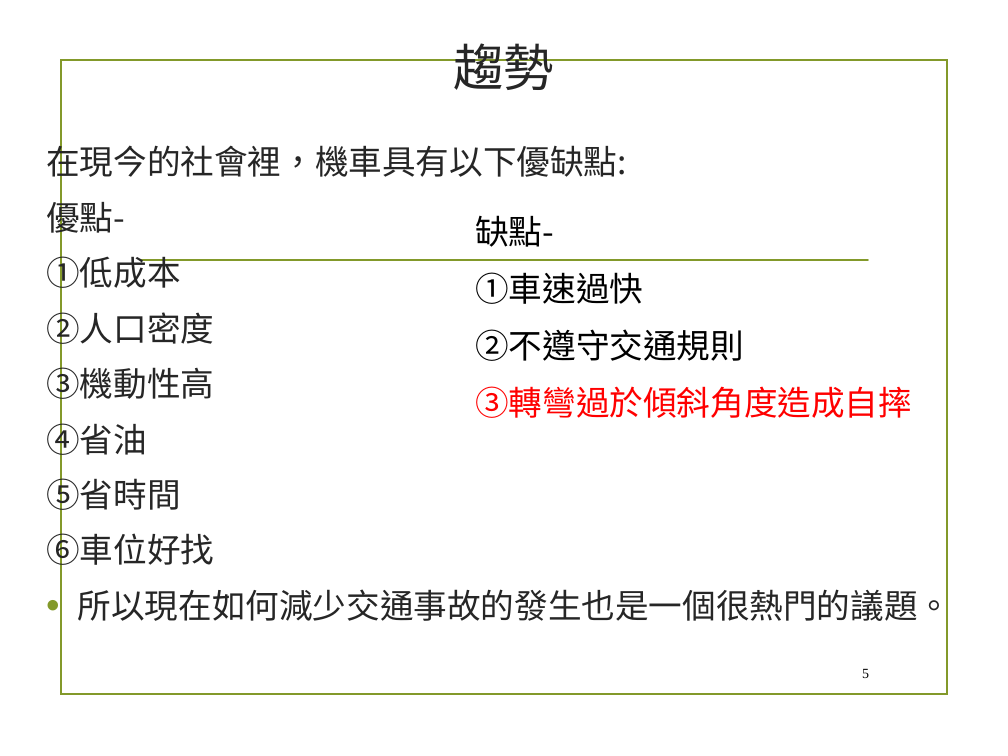
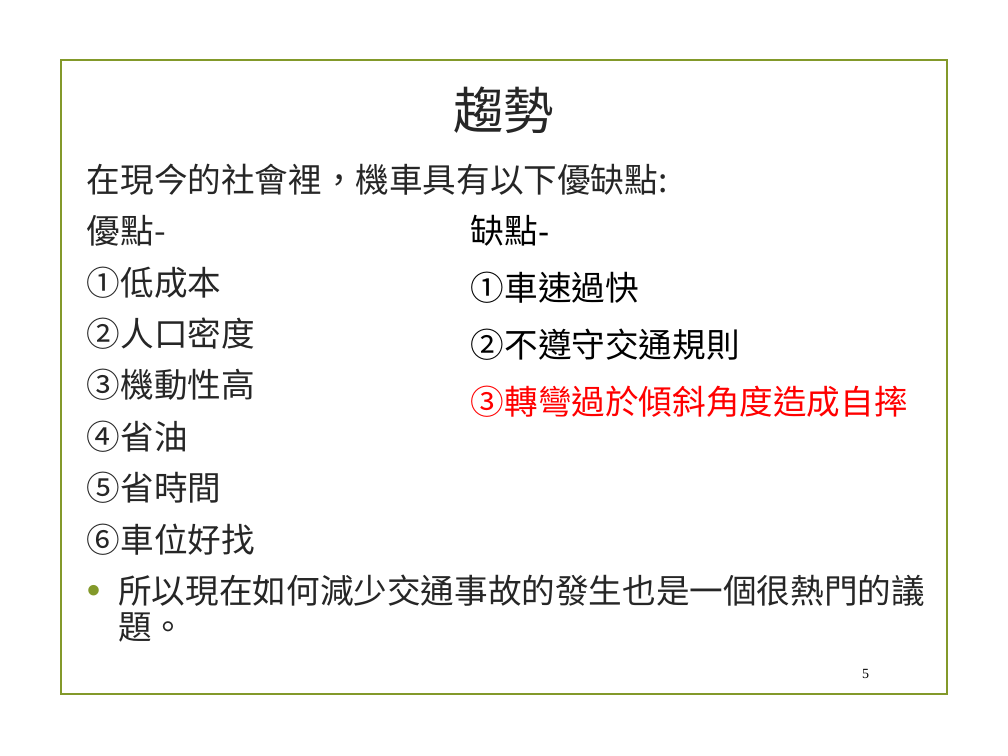
Before and after one commit to chandlerkuo/sharepee, a slide deck: slide 5 of 陀螺儀機車警示裝置.pptx. Drawn at 1008x756 pixels with LibreOffice and Linux fonts; fonts in the diff are those of the drawing; background and template pictures are left out. Boxes give left, top, right and bottom in pixels: in the first picture for what was removed or moved away, otherwise in the second. Text is boxed around its words. In the diff, an @@ line names an element or a change of style, - is before the commit and + after.

Commit message:
Update 陀螺儀機車警示裝置.pptx
对上次的ppt进行修改及重新排版

```diff
--- a/陀螺儀機車警示裝置.pptx
+++ b/陀螺儀機車警示裝置.pptx
@@ title "趨勢": place and size @@
-title "趨勢" at (454,43,555,90)
+title "趨勢" at (454,86,555,133)
@@ text "在現今的社會裡，機車具有以下優缺點:": place and size @@
-text "在現今的社會裡，機車具有以下優缺點:" at (46,140,952,627)
+text "在現今的社會裡，機車具有以下優缺點:" at (87,163,924,642)
@@ text "在現今的社會裡，機車具有以下優缺點:" at (87,163,924,642): line spacing 1.2 to 1.1; line spacing 1 to 0.9 @@
@@ text "缺點-" at (471,214,908,417): font Noto Sans CJK SC to Arial in "缺點-", "①車速過快", "②不遵守交通規則", "③轉彎過於傾斜角度造成自摔"; font Noto Sans CJK TC to Arial in "①車速過快", "②不遵守交通規則", "③轉彎過於傾斜角度造成自摔" @@
@@ line removed from (141, 260) to (868, 260) @@
```
Also in this commit, not shown: 9 other slides changed, 1 slide added, 2 slides removed.
